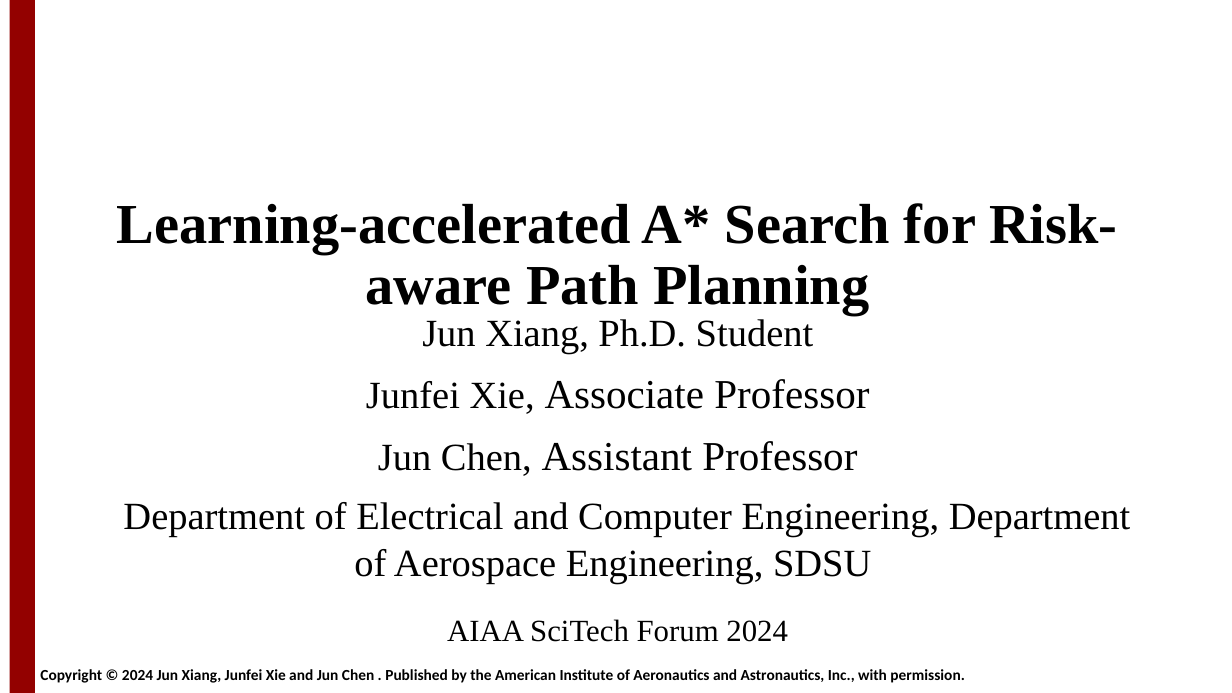
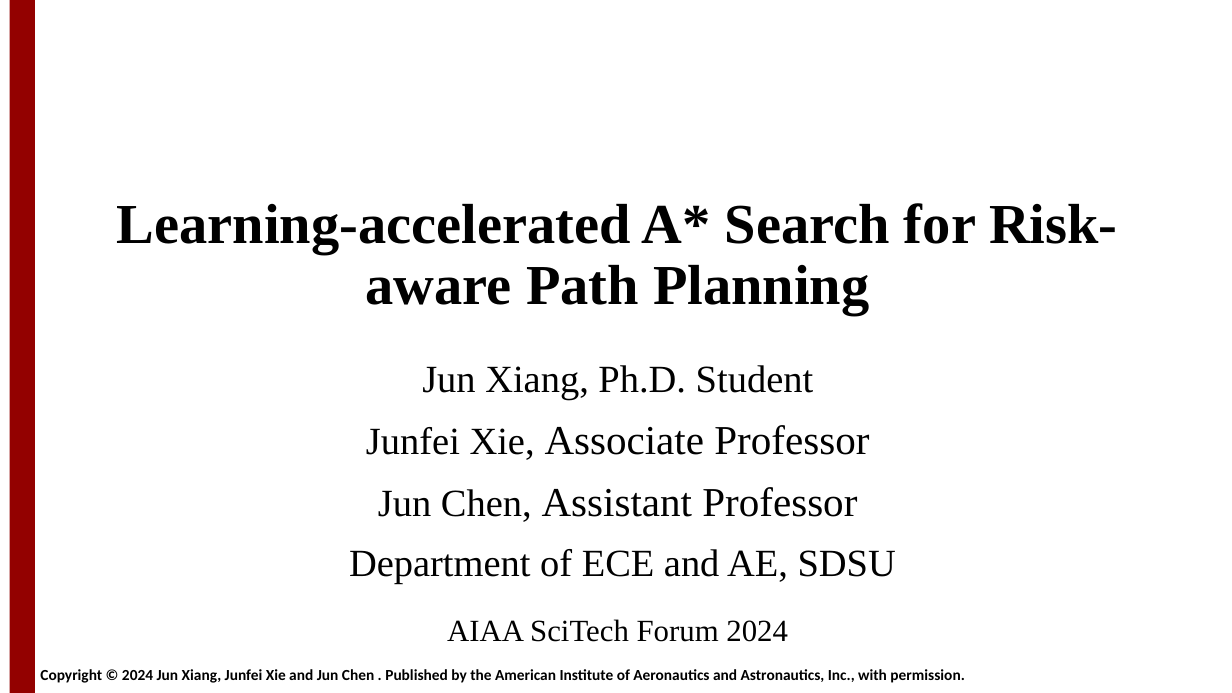
Before and after one commit to Xiaoshan-jun/riskmap, a slide deck: slide 1 of presentation_scitech2024.pptx. Drawn at 1232x693 pixels with LibreOffice and Linux fonts; fonts in the diff are those of the drawing; background and template pictures are left out. Boxes give left, top, right and bottom in pixels: in the first picture for what was removed or moved away, otherwise in the second. Text is boxed around its words. In the diff, an @@ line names an element or a change of style, - is before the commit and + after.

```diff
--- a/presentation_scitech2024.pptx
+++ b/presentation_scitech2024.pptx
@@ text at [349,549,896,584]: text changed @@
-Department of Electrical and Computer Engineering, Department of Aerospace Engineering, SDSU
+Department of ECE and AE, SDSU
```
Also in this commit, not shown: 8 other slides changed, 2 slides added.
